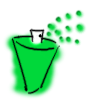
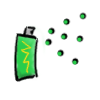
Layered file, before and after one edit (100x100). Changes by layer:
painted on "Background" over bbox(11, 12, 87, 95)
painted on "Layer" over bbox(3, 9, 87, 100)
